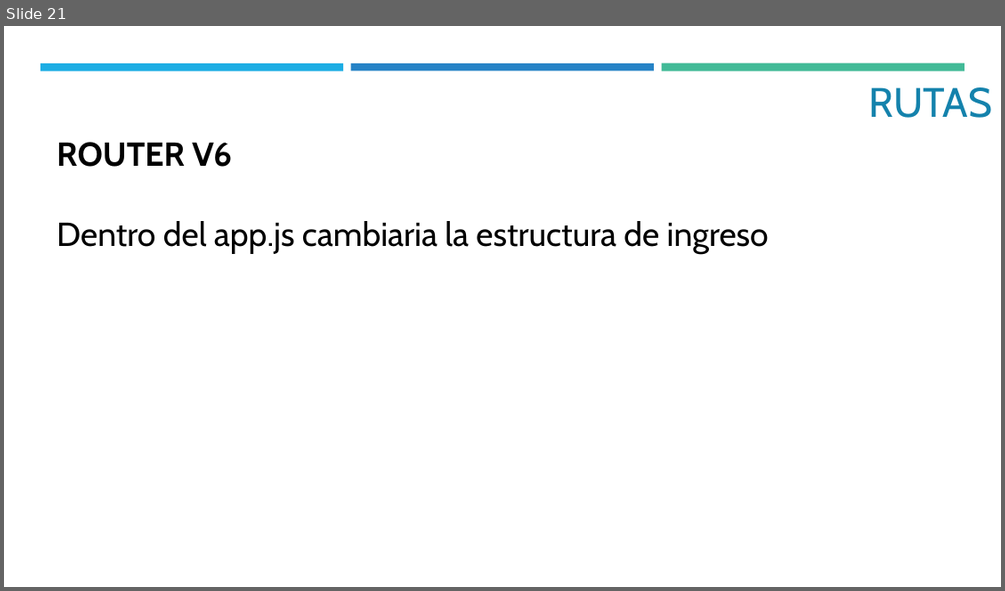
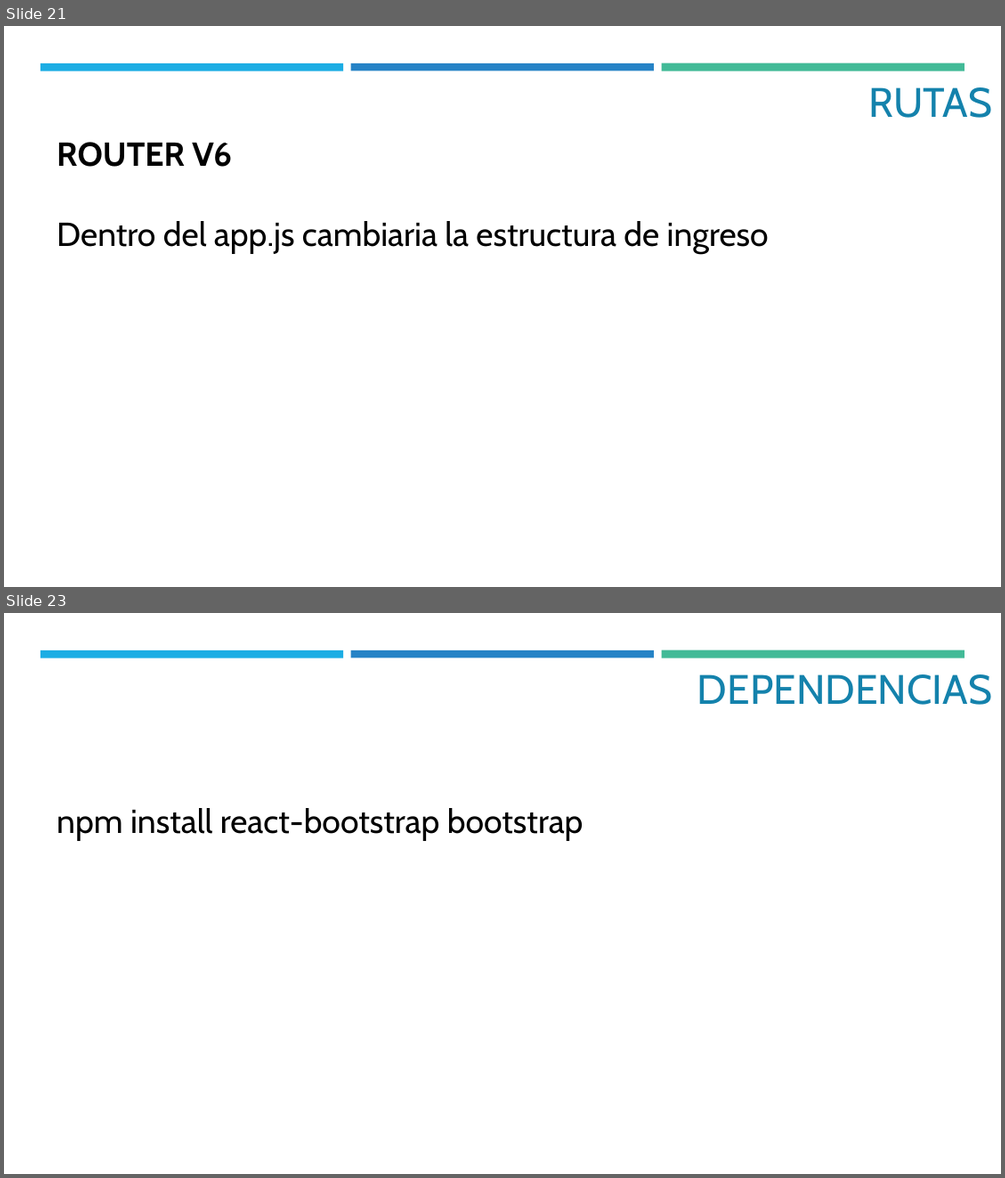
Before and after one commit to Camilobd/MinTic---Desarrollo-Web_Gr-9-10, a slide deck: Recursos/2. React.pptx. Shown one above the other, each under a label of ours: slide 21 before the commit, slides 21 and 23 after it; the slides between them are not shown. The pictures are 1005x591 and 1005x1178 pixels, drawn with LibreOffice and Linux fonts; fonts in the diff are those of the drawing. Boxes give left, top, right and bottom in pixels: in the first picture for what was removed or moved away, otherwise in the second. Text is boxed around its words. In the diff, an @@ line names an element or a change of style, - is before the commit and + after.

```diff
--- a/Recursos/2. React.pptx
+++ b/Recursos/2. React.pptx
@@ slide 23 added at bbox=[4, 613, 1001, 1174], background #FFFFFF; not listed: 3 template elements that a slide beside it also shows @@
@@ title added at bbox=[697, 674, 992, 705], 39.6 pt, text #1482AC @@
+DEPENDENCIAS
@@ text added at bbox=[57, 808, 583, 840], 32 pt, text #000000 @@
+npm install react-bootstrap bootstrap
```
Also in this commit, not shown: 1 other slide added, 32 other files.
